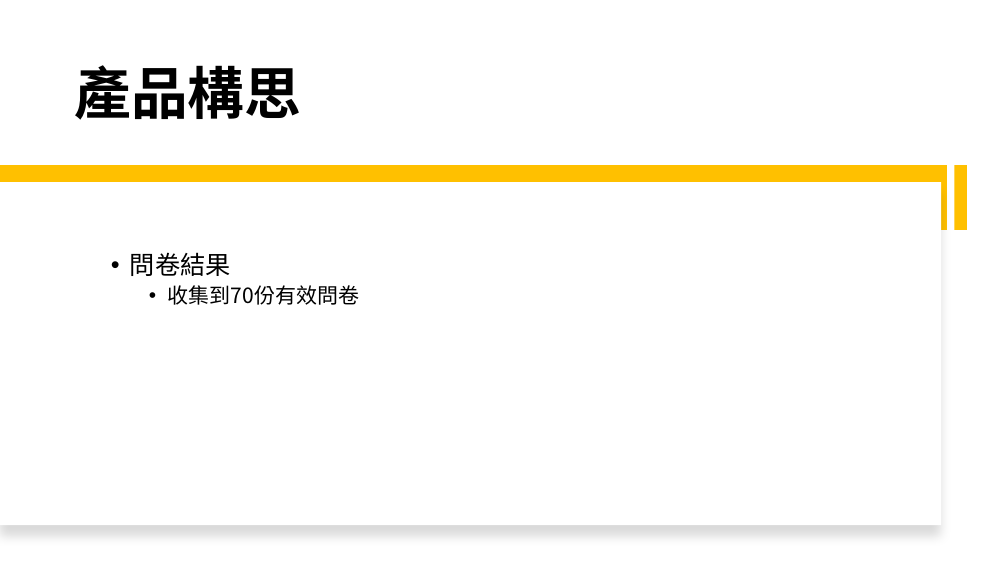
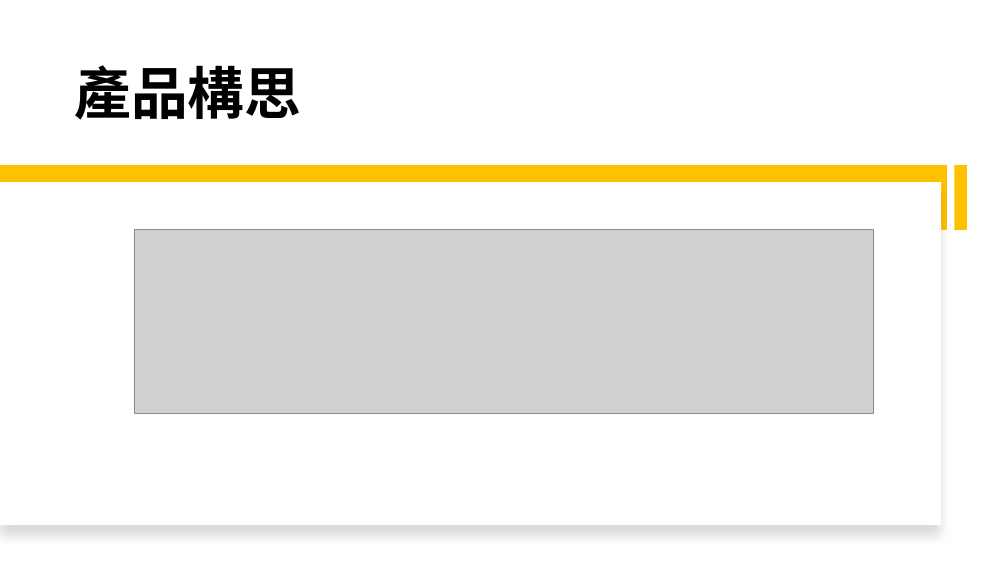
Before and after one commit to michaelchen1225/-, a slide deck: slide 6 of 整合/報告/產品報告.pptx. Drawn at 1008x567 pixels with LibreOffice and Linux fonts; fonts in the diff are those of the drawing; grey boxes stand for pictures. Boxes give left, top, right and bottom in pixels: in the first picture for what was removed or moved away, otherwise in the second. Text is boxed around its words. In the diff, an @@ line names an element or a change of style, - is before the commit and + after.

```diff
--- a/整合/報告/產品報告.pptx
+++ b/整合/報告/產品報告.pptx
@@ picture added at (x1=134, y1=230, x2=873, y2=414) @@
@@ text removed at (x1=130, y1=252, x2=360, y2=305) @@
-  • 問卷結果
-    • 收集到70份有效問卷
```
Also in this commit, not shown: 4 other slides changed, 5 slides added, 4 slides removed, 3 other files.
